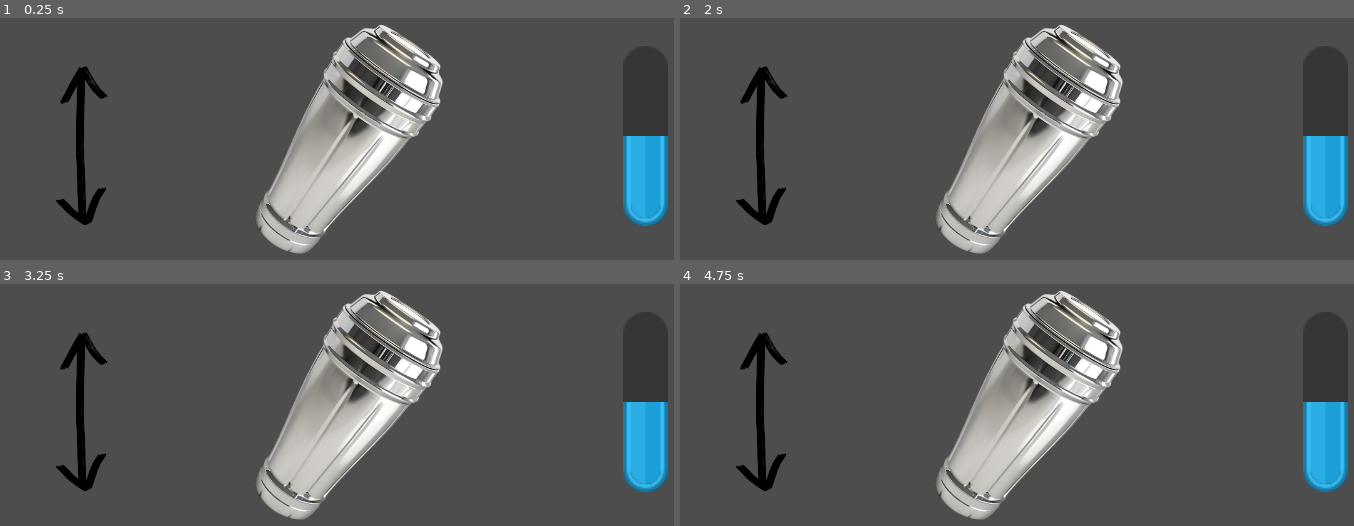
Above: before the commit, frames 1-4 (two rows, left to right).
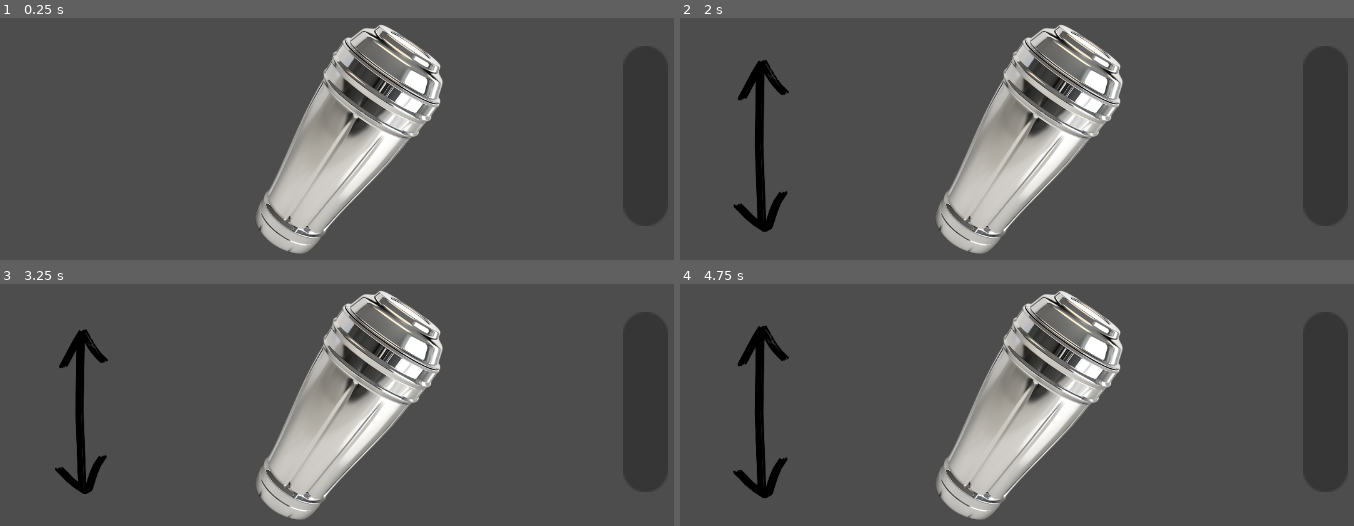
Above: after the commit, the same moments.

Repository: Svinkimer/BartenderGameJam
Game: Godot game, scene res://Scenes/shaker.tscn
The game is run twice, just before and just after one commit, with the same random seed, the same clock (stepped at 60 frames per second) and the same inputs. This scene is started directly instead of the project's main scene.
Inputs (mouse positions are in pixels of both pictures, inside the frame that each line leads up to):
- Up to frame 1 (0.25 s): no input
- Up to frame 2 (2 s): tap Enter at 0.5 s; move the mouse to (1023, 143) at 0.52 s; click (1023, 143) at 0.67 s; move the mouse to (902, 187) at 1.27 s; click (902, 187) at 1.42 s
- Up to frame 3 (3.25 s): move the mouse to (465, 332) at 2.02 s; click (465, 332) at 2.17 s; move the mouse to (343, 521) at 2.77 s; click (343, 521) at 2.92 s
- Up to frame 4 (4.75 s): tap Space at 3.5 s; move the mouse to (1300, 499) at 3.52 s; click (1300, 499) at 3.67 s; move the mouse to (821, 363) at 4.27 s; click (821, 363) at 4.42 s

The runs differ from the first frame. In frame 1, 3.7% of the frame differs, in the area x 8-100%, y 20-86%; in frame 2, 3.3%; in frame 3, 2.8%; in frame 4, 3.3%.

Commit message:
feat: simple animations
added vertical and horizontal shaker animations when receiving input from user

added pulsating animation to the shake direction arrow

Diff:
--- a/Scenes/shaker.tscn
+++ b/Scenes/shaker.tscn
@@ -6,9 +6,103 @@
 [ext_resource type="Texture2D" uid="uid://coto8obop2sla" path="res://Assets/Graphics/bar_round_gloss_large.svg" id="4_dbqg4"]
 [ext_resource type="Texture2D" uid="uid://byxaugdhh1u02" path="res://Assets/Graphics/double-arrow.png" id="5_ojfl1"]
 
+[sub_resource type="Animation" id="Animation_wcjym"]
+resource_name = "vertical_shake"
+length = 4.0
+loop_mode = 1
+tracks/0/type = "value"
+tracks/0/imported = false
+tracks/0/enabled = true
+tracks/0/path = NodePath(".:position")
+tracks/0/interp = 1
+tracks/0/loop_wrap = true
+tracks/0/keys = {
+"times": PackedFloat32Array(0, 1, 2, 3, 4),
+"transitions": PackedFloat32Array(1, 1, 1, 1, 1),
+"update": 0,
+"values": [Vector2(576, 324), Vector2(576, 340), Vector2(576, 324), Vector2(576, 308), Vector2(576, 324)]
+}
+
+[sub_resource type="Animation" id="Animation_h7fvy"]
+length = 0.001
+tracks/0/type = "value"
+tracks/0/imported = false
+tracks/0/enabled = true
+tracks/0/path = NodePath(".:position")
+tracks/0/interp = 1
+tracks/0/loop_wrap = true
+tracks/0/keys = {
+"times": PackedFloat32Array(0),
+"transitions": PackedFloat32Array(1),
+"update": 0,
+"values": [Vector2(576, 324)]
+}
+
+[sub_resource type="Animation" id="Animation_rgku0"]
+resource_name = "horizontal_shake"
+length = 4.0
+loop_mode = 1
+tracks/0/type = "value"
+tracks/0/imported = false
+tracks/0/enabled = true
+tracks/0/path = NodePath(".:position")
+tracks/0/interp = 1
+tracks/0/loop_wrap = true
+tracks/0/keys = {
+"times": PackedFloat32Array(0, 1, 2, 3, 4),
+"transitions": PackedFloat32Array(1, 1, 1, 1, 1),
+"update": 0,
+"values": [Vector2(576, 324), Vector2(560, 324), Vector2(576, 324), Vector2(592, 324), Vector2(576, 324)]
+}
+
+[sub_resource type="AnimationLibrary" id="AnimationLibrary_rgku0"]
+_data = {
+&"RESET": SubResource("Animation_h7fvy"),
+&"horizontal_shake": SubResource("Animation_rgku0"),
+&"vertical_shake": SubResource("Animation_wcjym")
+}
+
 [sub_resource type="CapsuleShape2D" id="CapsuleShape2D_3cns1"]
 radius = 90.473
 height = 395.986
+
+[sub_resource type="Animation" id="Animation_dbqg4"]
+resource_name = "pulse"
+length = 2.0
+loop_mode = 1
+tracks/0/type = "value"
+tracks/0/imported = false
+tracks/0/enabled = true
+tracks/0/path = NodePath(".:scale")
+tracks/0/interp = 1
+tracks/0/loop_wrap = true
+tracks/0/keys = {
+"times": PackedFloat32Array(0, 1, 2),
+"transitions": PackedFloat32Array(1, 1, 1),
+"update": 0,
+"values": [Vector2(0.3, 0.3), Vector2(0.33, 0.33), Vector2(0.3, 0.3)]
+}
+
+[sub_resource type="Animation" id="Animation_ojfl1"]
+length = 0.001
+tracks/0/type = "value"
+tracks/0/imported = false
+tracks/0/enabled = true
+tracks/0/path = NodePath(".:scale")
+tracks/0/interp = 1
+tracks/0/loop_wrap = true
+tracks/0/keys = {
+"times": PackedFloat32Array(0),
+"transitions": PackedFloat32Array(1),
+"update": 0,
+"values": [Vector2(0.3, 0.3)]
+}
+
+[sub_resource type="AnimationLibrary" id="AnimationLibrary_wcjym"]
+_data = {
+&"RESET": SubResource("Animation_ojfl1"),
+&"pulse": SubResource("Animation_dbqg4")
+}
 
 [node name="Shaker" type="AnimatableBody2D"]
 script = ExtResource("2_n1qj4")
@@ -18,6 +112,12 @@
 rotation = 0.598648
 scale = Vector2(0.5, 0.5)
 texture = ExtResource("1_y63qt")
+
+[node name="ShakerAnimation" type="AnimationPlayer" parent="Shaker"]
+libraries = {
+&"": SubResource("AnimationLibrary_rgku0")
+}
+speed_scale = 4.0
 
 [node name="CollisionShape2D" type="CollisionShape2D" parent="."]
 position = Vector2(576, 324)
@@ -32,7 +132,6 @@
 rotation = -1.5708
 scale = Vector2(3, 3)
 step = 0.01
-value = 50.0
 texture_under = ExtResource("3_3cns1")
 texture_progress = ExtResource("4_dbqg4")
 
@@ -40,8 +139,15 @@
 wait_time = 2.0
 
 [node name="ArrowShakeDirection" type="Sprite2D" parent="."]
+visible = false
 position = Vector2(170, 324)
 scale = Vector2(0.3, 0.3)
 texture = ExtResource("5_ojfl1")
 
+[node name="ArrowAnimation" type="AnimationPlayer" parent="ArrowShakeDirection"]
+libraries = {
+&"": SubResource("AnimationLibrary_wcjym")
+}
+speed_scale = 2.2
+
 [connection signal="timeout" from="Timer" to="." method="_on_timer_timeout"]
--- a/Scripts/shaker.gd
+++ b/Scripts/shaker.gd
@@ -3,7 +3,10 @@
 @onready var progress_bar: TextureProgressBar = $TextureProgressBar
 @onready var arrow_shake_direction: Sprite2D = $ArrowShakeDirection
 
-@export var increment := 0.1
+@onready var shaker_animation: AnimationPlayer = $Shaker/ShakerAnimation
+@onready var arrow_animation: AnimationPlayer = $ArrowShakeDirection/ArrowAnimation
+
+@export var increment := 0.2
 @onready var timer: Timer = $Timer
 
 var is_pressed := false
@@ -36,8 +39,10 @@
 func _input_event(viewport: Viewport, event: InputEvent, shape_idx: int) -> void:
 	if event is InputEventMouseButton and event.pressed and event.button_index == MOUSE_BUTTON_LEFT:
 		is_pressed = true
+		arrow_shake_direction.visible = true
+		arrow_animation.play("pulse")
 		timer.start()
-		timer.wait_time = 4
+		timer.wait_time = 3
 
 	if is_pressed and event is InputEventMouseMotion:
 		var mouse_pos = event.position
@@ -47,16 +52,16 @@
 	if (shake_direction == SHAKE_DIRECTIONS.VERTICAL):
 		if (abs(mouse_pos.x - init_mouse_pos.x) < 20) and (abs(mouse_pos.y - init_mouse_pos.y) > 5):
 			progress_bar.value += increment
-
-			if progress_bar.value > progress_bar.max_value:
-				progress_bar.value = progress_bar.max_value
-				is_pressed = false
+			shaker_animation.play("vertical_shake")
 	else:
 		if (abs(mouse_pos.y - init_mouse_pos.y) < 20) and (abs(mouse_pos.x - init_mouse_pos.x) > 5):
 			progress_bar.value += increment
+			shaker_animation.play("horizontal_shake")
 
-			if progress_bar.value > progress_bar.max_value:
-				progress_bar.value = progress_bar.max_value
-				is_pressed = false
+	if progress_bar.value == progress_bar.max_value:
+		is_pressed = false
+		arrow_animation.play("RESET")
+		shaker_animation.play("RESET")
+		arrow_shake_direction.visible = false
 
 	init_mouse_pos = mouse_pos
Not shown: 1 places in Scenes/shaker.tscn that only renumber resources
